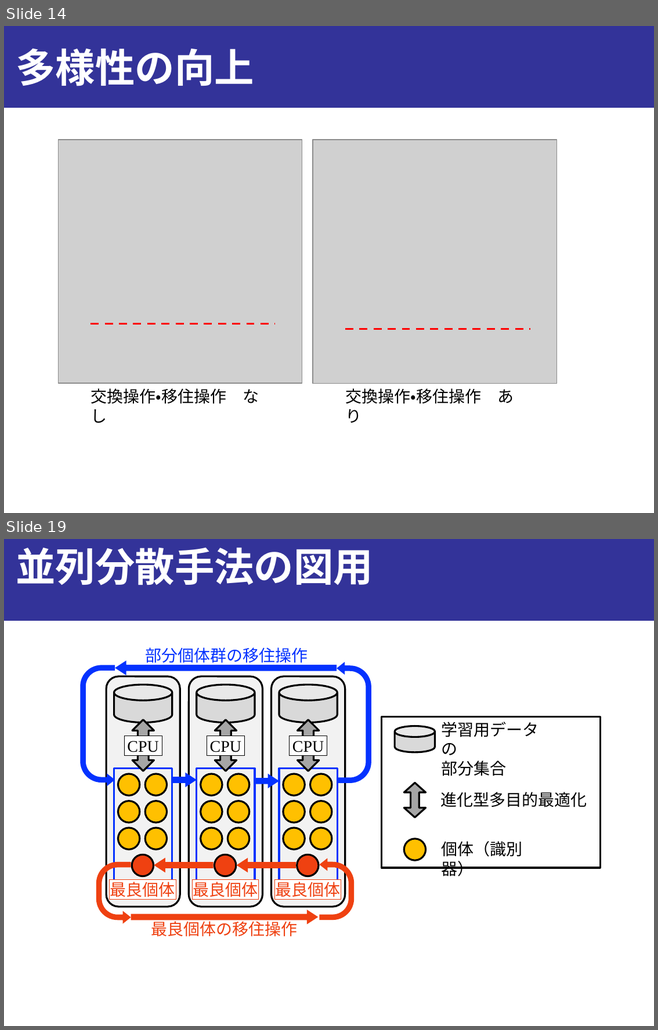
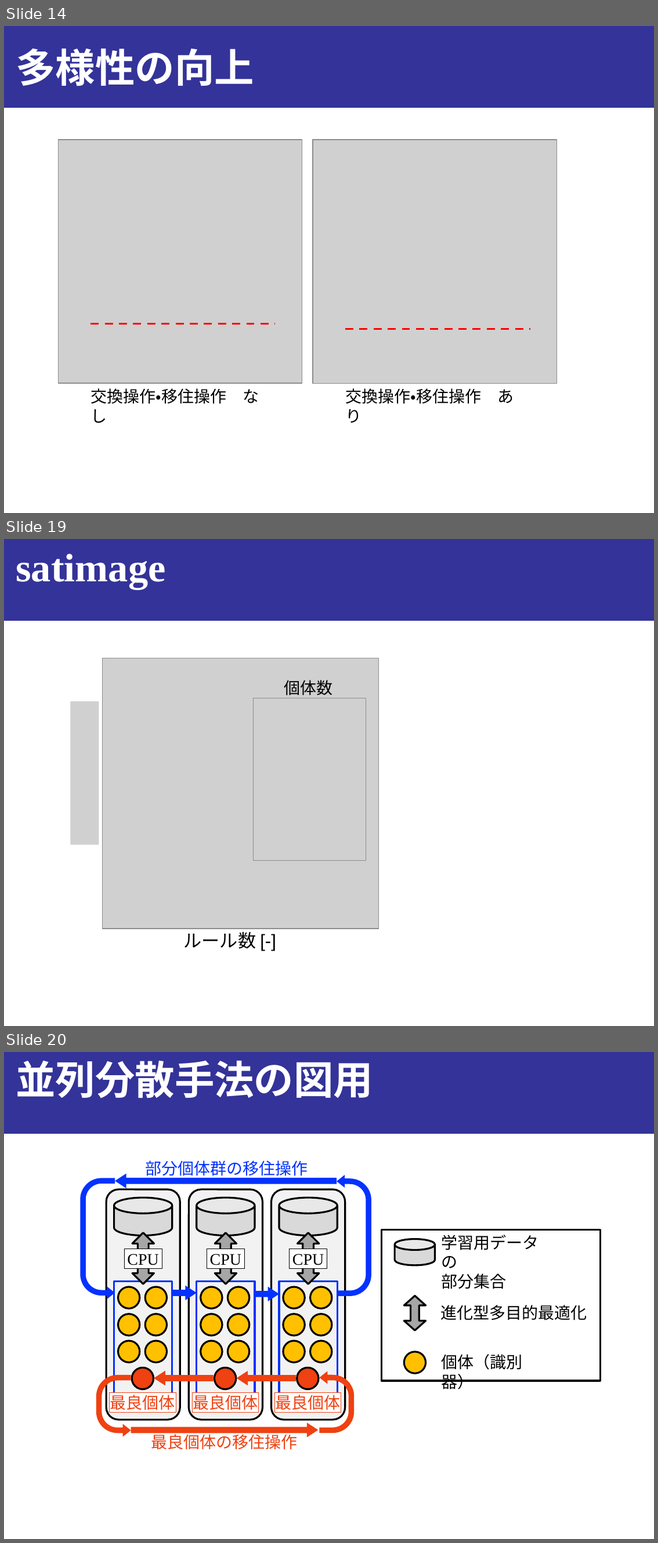
Before and after one commit to onikUone/Junior_slides, a slide deck: Junior_下書き.pptx. Shown one above the other, each under a label of ours: slides 14 and 19 before the commit, slides 14, 19 and 20 after it; the slides between them are not shown. The pictures are 658x1030 and 658x1543 pixels, drawn with LibreOffice and Linux fonts; fonts in the diff are those of the drawing; grey boxes stand for pictures. Boxes give left, top, right and bottom in pixels: in the first picture for what was removed or moved away, otherwise in the second. Text is boxed around its words. In the diff, an @@ line names an element or a change of style, - is before the commit and + after.

```diff
--- a/Junior_下書き.pptx
+++ b/Junior_下書き.pptx
@@ slide 19 added at (4, 539, 654, 1026), background #FFFFFF; not listed: 1 template element that a slide beside it also shows @@
@@ text added at (16, 553, 165, 589), 44 pt, text #FFFFFF, bold @@
+satimage
@@ picture added at (102, 658, 378, 929) @@
@@ text added at (284, 680, 333, 699), 18 pt, text #000000 @@
+個体数
@@ picture added at (71, 702, 99, 845) @@
@@ picture added at (253, 698, 365, 860) @@
@@ text added at (184, 932, 256, 949), 20 pt, text #000000 @@
+ルール数 [-]
@@ what was slide 19 is now slide 20 @@
```
Also in this commit, not shown: 4 slides changed, 3 other files.
